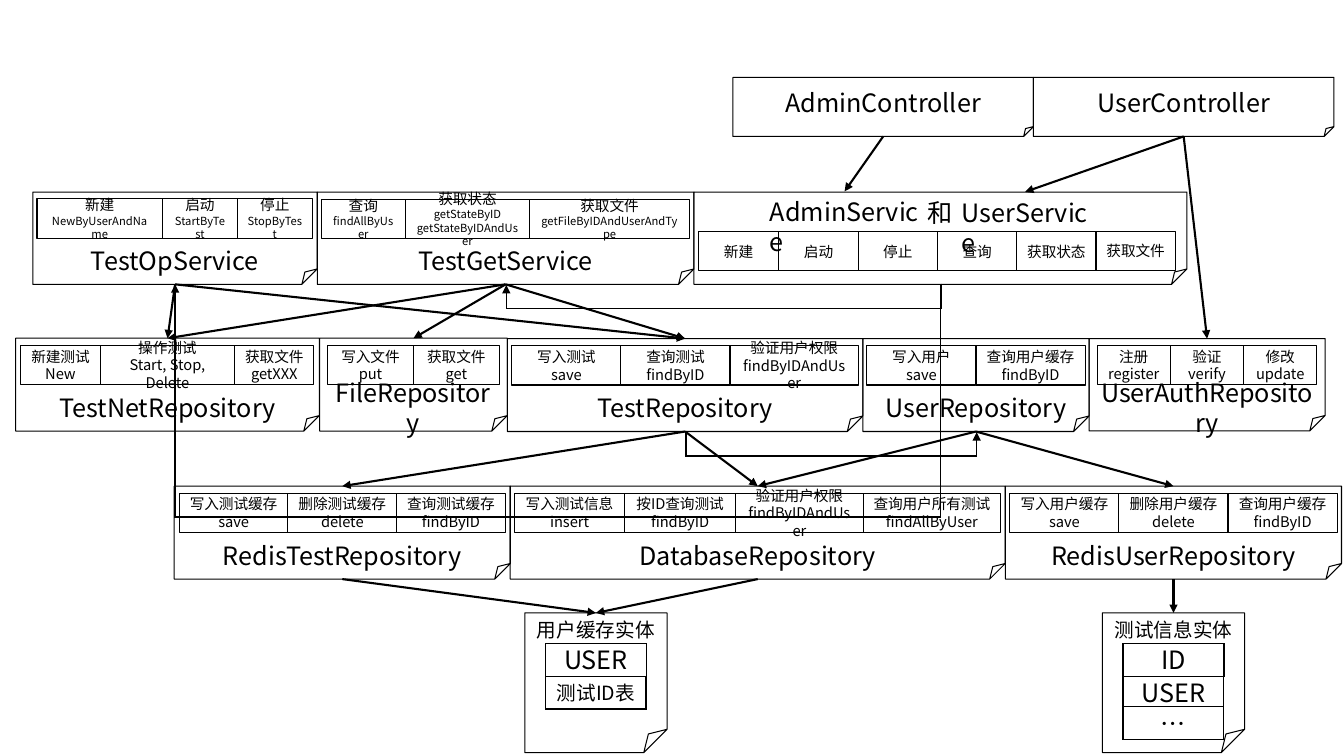
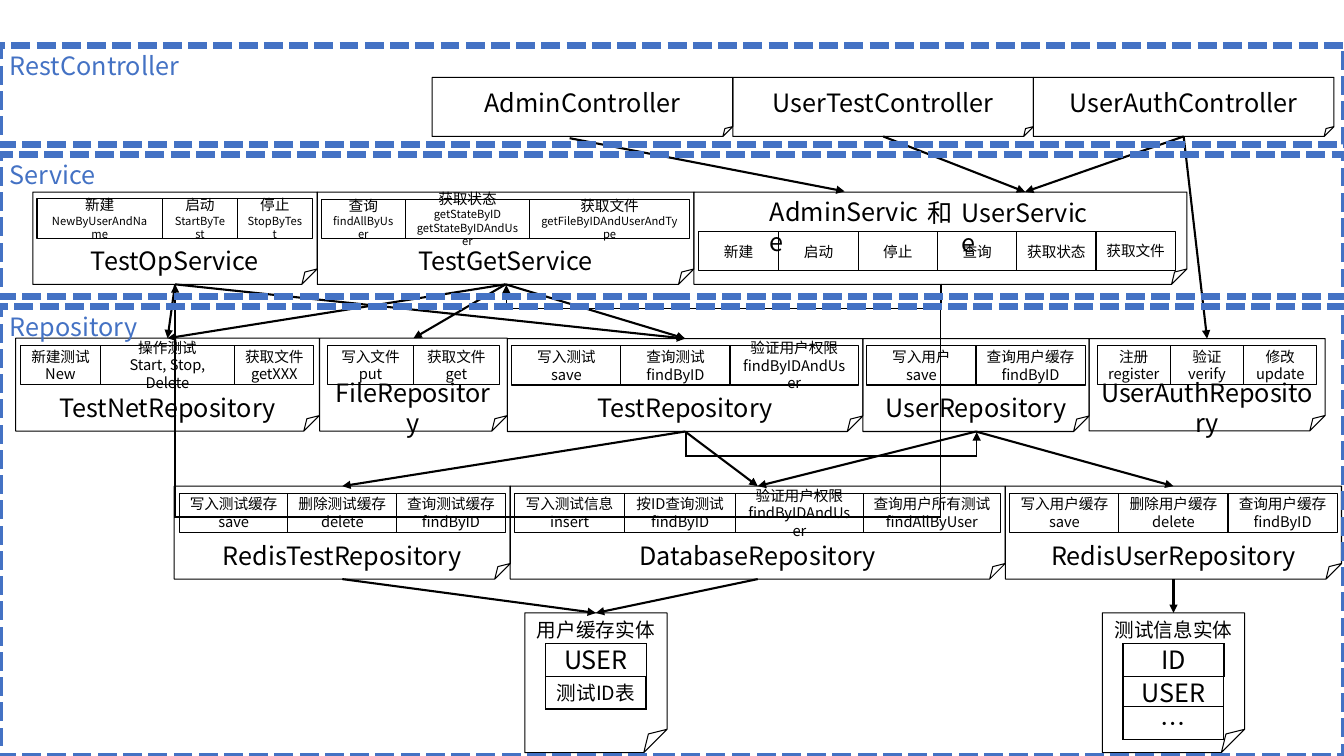
Before and after one commit to WuXiSTC/ServiceCenter, a slide deck: slide 2 of 设计图.pptx. Drawn at 1344x756 pixels with LibreOffice and Linux fonts; fonts in the diff are those of the drawing. Boxes give left, top, right and bottom in pixels: in the first picture for what was removed or moved away, otherwise in the second. Text is boxed around its words. In the diff, an @@ line names an element or a change of style, - is before the commit and + after.

```diff
--- a/设计图.pptx
+++ b/设计图.pptx
@@ rectangle added at (x1=0, y1=45, x2=1344, y2=144), outline #4472C4 4.5 pt dashed, 18 pt, text #4472C4 @@
+RestController
@@ folded corner added at (x1=433, y1=78, x2=733, y2=136), outline #000000 0.75 pt, 18 pt, text #000000 @@
+AdminController
@@ text in folded corner at (x1=773, y1=92, x2=993, y2=113): text changed @@
-AdminController
+UserTestController
@@ text in folded corner at (x1=1070, y1=92, x2=1297, y2=113): text changed @@
-UserController
+UserAuthController
@@ arrow moved from (845, 192) - (883, 136) to (845, 192) - (570, 138) @@
@@ arrow added from (883, 136) to (1025, 192), #000000 1.5 pt @@
@@ rectangle added at (x1=0, y1=154, x2=1344, y2=296), outline #4472C4 4.5 pt dashed, 18 pt, text #4472C4 @@
+Service
@@ rectangle added at (x1=0, y1=307, x2=1344, y2=756), outline #4472C4 4.5 pt dashed, 18 pt, text #4472C4 @@
+Repository
```
Also in this commit, not shown: 3 other files.
